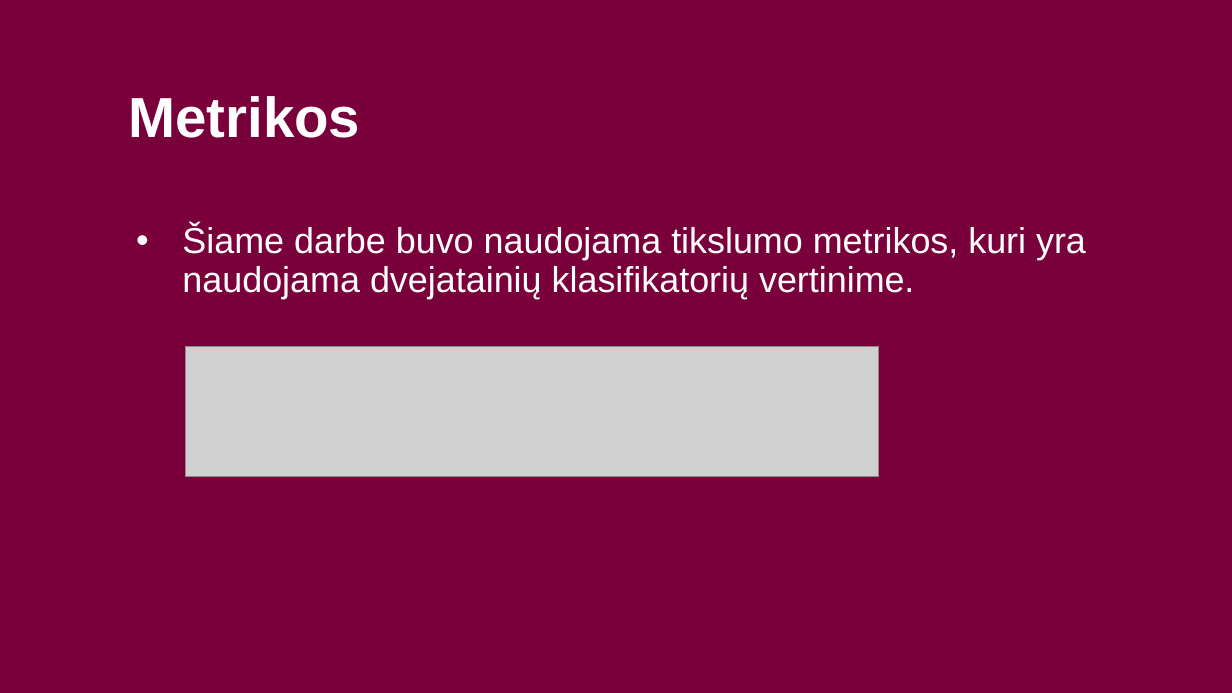
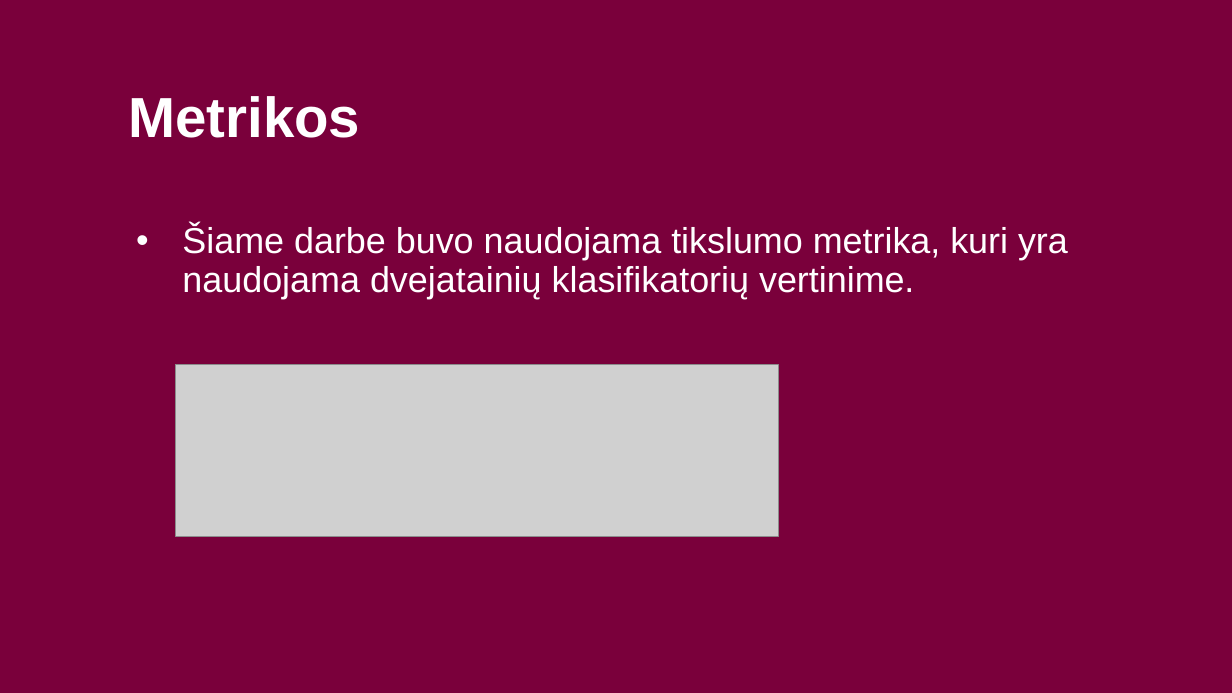
Before and after one commit to butkandrius/kursinis, a slide deck: slide 8 of Presentation/Detalus vaizdų panašumas naudojant trejetų tinklus.pptx. Drawn at 1232x693 pixels with LibreOffice and Linux fonts; fonts in the diff are those of the drawing; grey boxes stand for pictures; background and template pictures are left out. Boxes give left, top, right and bottom in pixels: in the first picture for what was removed or moved away, otherwise in the second. Text is boxed around its words. In the diff, an @@ line names an element or a change of style, - is before the commit and + after.

```diff
--- a/Presentation/Detalus vaizdų panašumas naudojant trejetų tinklus.pptx
+++ b/Presentation/Detalus vaizdų panašumas naudojant trejetų tinklus.pptx
@@ text at (x1=182, y1=225, x2=1068, y2=299): text changed @@
-• Šiame darbe buvo naudojama tikslumo metrikos, kuri yra naudojama dvejatainių klasifikatorių vertinime.
+• Šiame darbe buvo naudojama tikslumo metrika, kuri yra naudojama dvejatainių klasifikatorių vertinime.
@@ picture resized from (x1=186, y1=347, x2=879, y2=477) to (x1=176, y1=365, x2=779, y2=536) @@
```
Also in this commit, not shown: 4 other slides changed.
